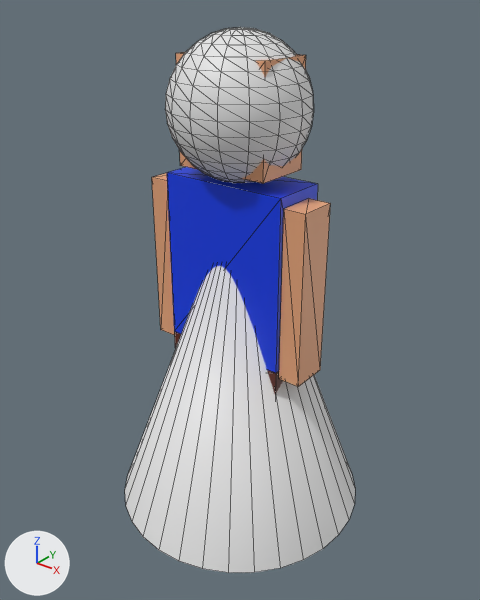
The glTF model public/assets/character/player.glb as it was, and as the next commit left it.
Before and after are seen from a camera (50 mm lens) standing at (1.84, -2.3, 2.56) and looking at (0.01, -0.02, 1.15). The axes (+X, +Y, +Z) are drawn at lower left. The lights are the same throughout. The picture after the commit comes second. Mesh edges are drawn as thin lines. Vertices at exactly the same position are counted once.

Objects in the first picture: 'Cone', 'player'.
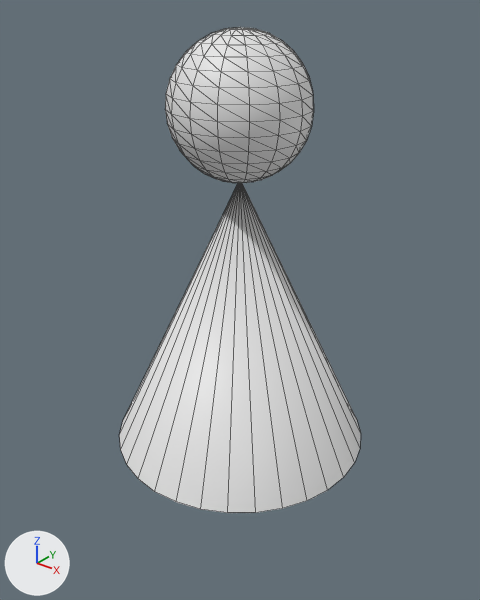
The newer file is also turned or shifted as a whole; pictures and numbers use the older file's frame.

Pixel boxes [x1, y1, x2, y2] of what changed, in the pictures (480 x 600 px; the box of a moved part takes in the faces that stretch with it):
'Cone', reshaped (11% shorter): before [125, 27, 355, 573]; after [119, 27, 361, 513]
'player', deleted: before [152, 52, 331, 395]
    faces in mat_clothes (blue #003ae7): [167, 167, 318, 373]
    faces in mat_body (beige #e8a77b): [152, 52, 331, 387]
    faces in mat_shorts (brown #5a210c): [174, 331, 283, 395]
part 1 of me_cone, moved or reshaped: before [125, 266, 355, 573]; after [119, 183, 361, 513]

Edits to the bpy script that builds the scene:
```text
Change me_cone:
    used by ob_cone; location = (0.0, 0.0, 1.0)
    remove me_cone.from_pydata(...)  # 275 vertices, 512 faces; spans x -0.64..0.64, y -0.64..0.64, z -1.0..1.38
    add me_cone.from_pydata(...)  # 275 vertices, 512 faces; spans x -0.64..0.64, y -0.64..0.64, z -0.62..1.38
    me_cone part 1: the loose piece of 33 vertices spanning x -0.64..0.64, y -0.64..0.64, z -1.0..0.74 is scaled about its middle by (1, 1, 0.784), then moved by (0.0, 0.0, 0.19)
Remove ob_player:
    ob_player = bpy.data.objects.new('player', me_cube_002)
    ob_player.location = (0.0, 0.0, 0.004)
```
